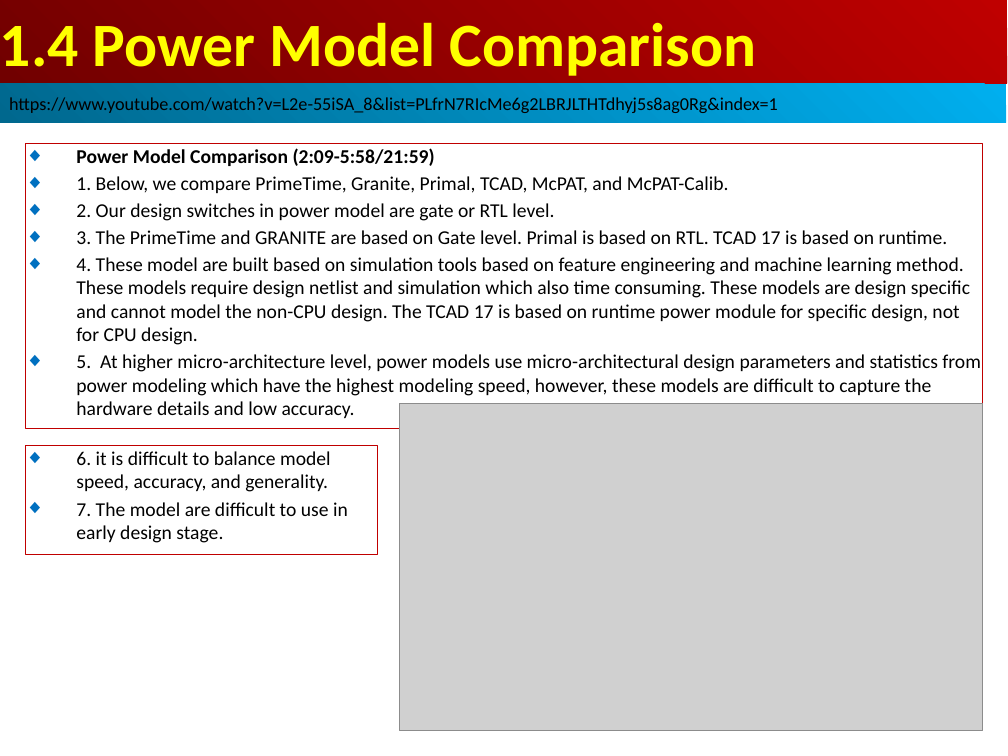
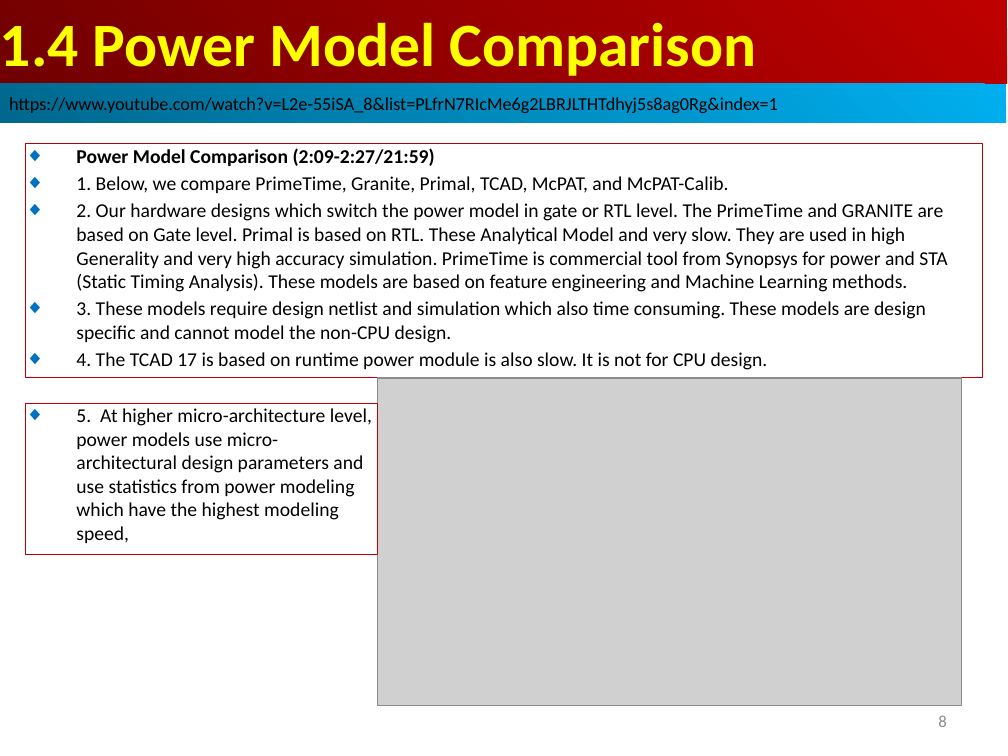
Before and after one commit to peterhchen/AIU_CS800_Chisel, a slide deck: slide 8 of 850_McPAT/000_Video/001.McPAT.ppt. Drawn at 1008x756 pixels with LibreOffice and Linux fonts; fonts in the diff are those of the drawing; grey boxes stand for pictures. Boxes give left, top, right and bottom in pixels: in the first picture for what was removed or moved away, otherwise in the second. Text is boxed around its words. In the diff, an @@ line names an element or a change of style, - is before the commit and + after.

```diff
--- a/850_McPAT/000_Video/001.McPAT.ppt
+++ b/850_McPAT/000_Video/001.McPAT.ppt
@@ rectangle "Power Model Comparison (2:09-2:27/21:59)": place and size @@
-rectangle "Power Model Comparison (2:09-2:27/21:59)" at [25, 143, 983, 428]
+rectangle "Power Model Comparison (2:09-2:27/21:59)" at [25, 143, 983, 378]
@@ text in rectangle at [76, 148, 435, 166]: text changed @@
-◆ Power Model Comparison (2:09-5:58/21:59)
+◆ Power Model Comparison (2:09-2:27/21:59)
@@ text in rectangle at [76, 203, 947, 370]: text changed @@
-◆ 2. Our design switches in power model are gate or RTL level.
-◆ 3. The PrimeTime and GRANITE are based on Gate level. Primal is based on RTL. TCAD 17 is based on runtime.
-◆ 4. These model are built based on simulation tools based on feature engineering and machine learning method. These models require design netlist and simulation which also time consuming. These models are design specific and cannot model the non-CPU design. The TCAD 17 is based on runtime power module for specific design, not for CPU design.
-◆ 5. At higher micro-architecture level, power models use micro-architectural design parameters and statistics from power modeling which have the highest modeling speed, however, these models are difficult to capture the hardware details and low accuracy.
+◆ 2. Our hardware designs which switch the power model in gate or RTL level. The PrimeTime and GRANITE are based on Gate level. Primal is based on RTL. These Analytical Model and very slow. They are used in high Generality and very high accuracy simulation. PrimeTime is commercial tool from Synopsys for power and STA (Static Timing Analysis). These models are based on feature engineering and Machine Learning methods.
+◆ 3. These models require design netlist and simulation which also time consuming. These models are design specific and cannot model the non-CPU design.
+◆ 4. The TCAD 17 is based on runtime power module is also slow. It is not for CPU design.
@@ picture: place and size @@
-picture at [399, 403, 983, 731]
+picture at [378, 378, 962, 706]
@@ rectangle added at [25, 403, 378, 554], outline #C00000 0.74 pt, 14 pt, text #000000 @@
+◆ 5. At higher micro-architecture level, power models use micro-architectural design parameters and use statistics from power modeling which have the highest modeling speed,
@@ rectangle removed at [25, 446, 378, 554] @@
-◆ 6. it is difficult to balance model speed, accuracy, and generality.
-◆ 7. The model are difficult to use in early design stage.
@@ page number rewrapped from [938, 730, 946, 731] to [938, 715, 946, 727] @@
```
Also in this commit, not shown: 2 other slides changed, 4 slides added.
